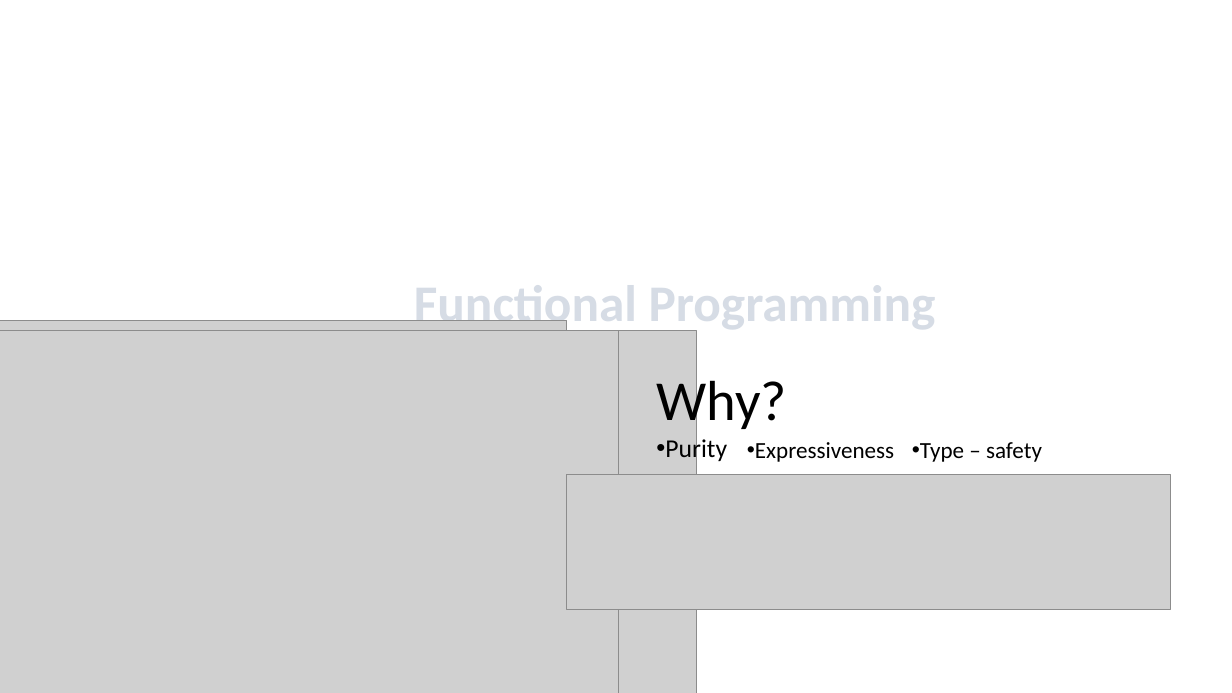
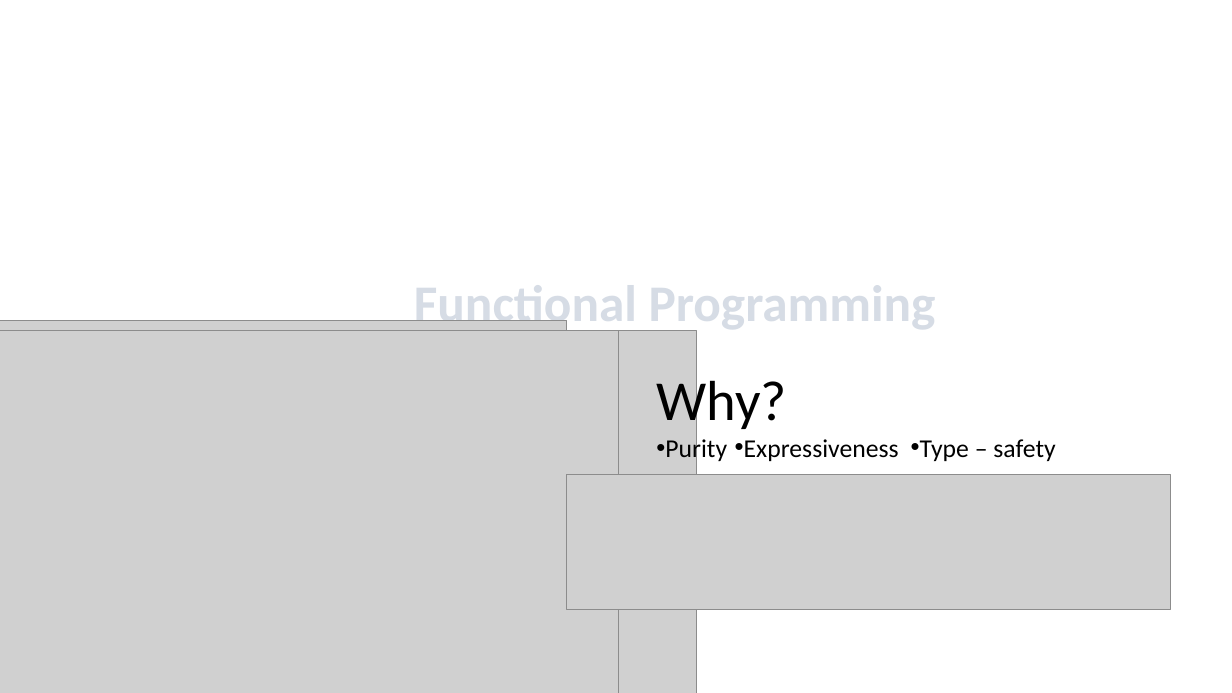
Before and after one commit to rossburnette/AspReactDddCqrsEventSourcingHateoas, a slide deck: slide 7 of resources/architecture.pptx. Drawn at 1232x693 pixels with LibreOffice and Linux fonts; fonts in the diff are those of the drawing; grey boxes stand for pictures; background and template pictures are left out. Boxes give left, top, right and bottom in pixels: in the first picture for what was removed or moved away, otherwise in the second. Text is boxed around its words. In the diff, an @@ line names an element or a change of style, - is before the commit and + after.

```diff
--- a/resources/architecture.pptx
+++ b/resources/architecture.pptx
@@ text "Expressiveness": place and size @@
-text "Expressiveness" at (755,442,894,462)
+text "Expressiveness" at (744,439,899,461)
@@ text "Expressiveness" at (744,439,899,461): size 18 to 20 pt @@
@@ text "Type – safety" at (920,439,1055,461): size 18 to 20 pt @@
```
Also in this commit, not shown: 1 other slide changed, 1 slide added.
